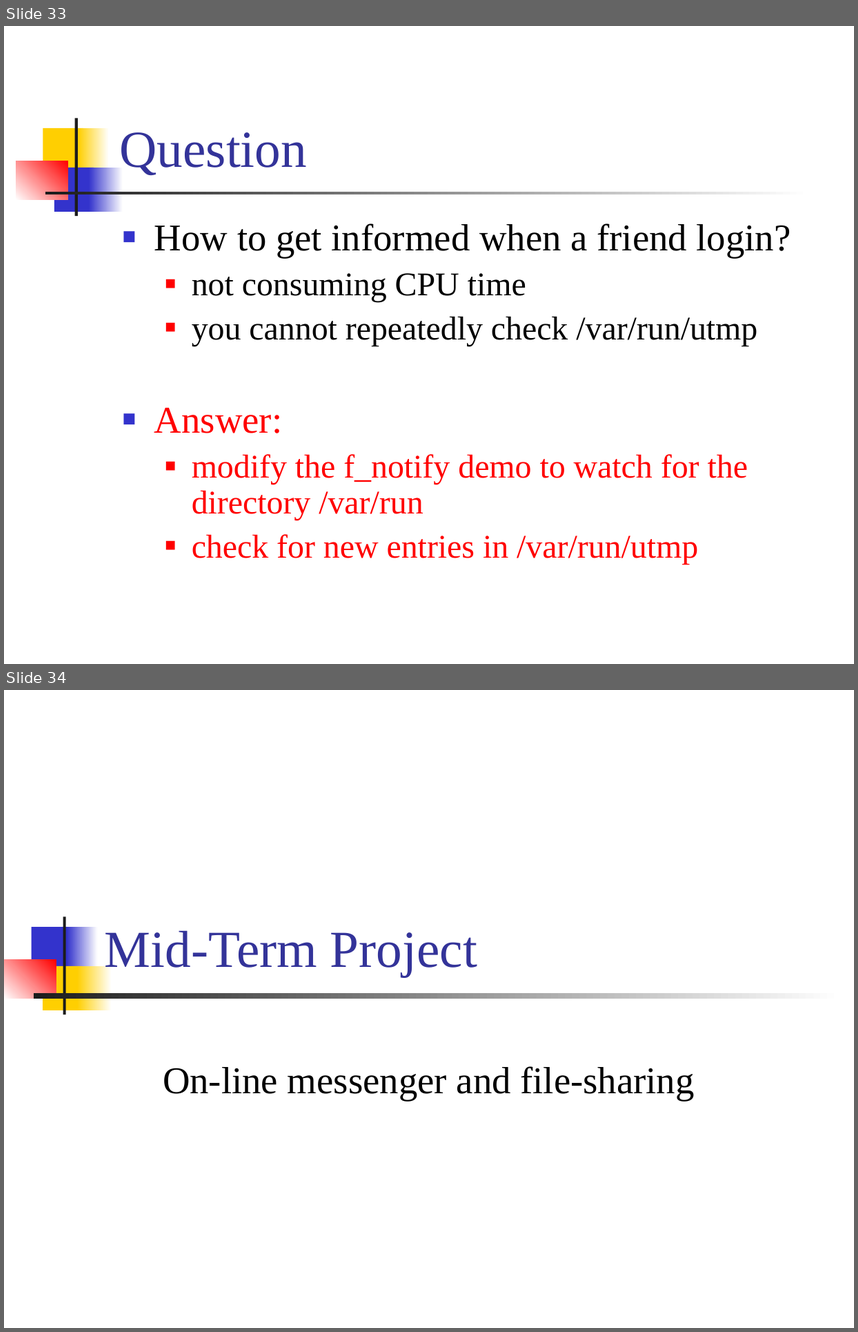
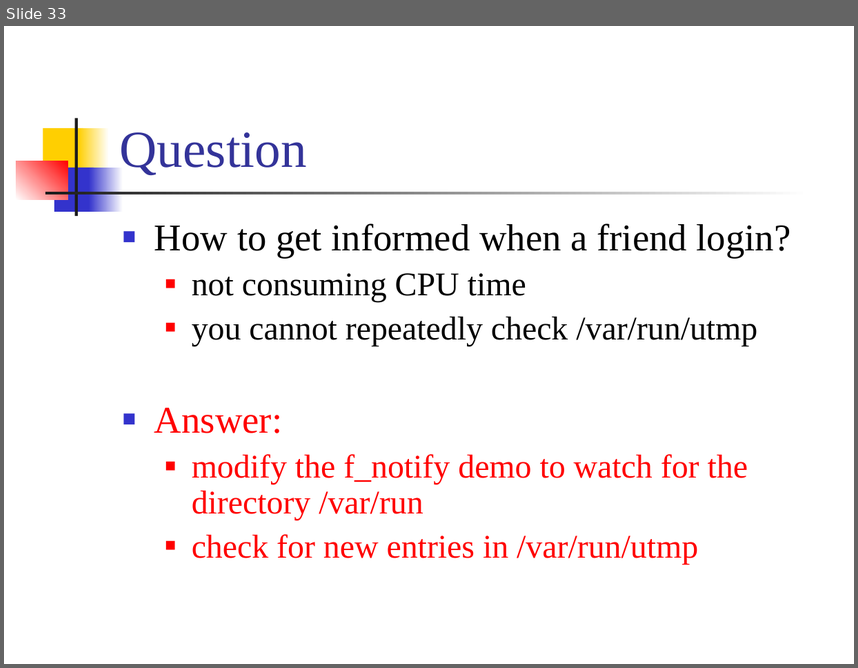
Before and after one commit to CGUSystemCourses/Unix-2015, a slide deck: Lectures/lec07-sig_timer/lec07-sig_timer.ppt. Shown one above the other, each under a label of ours: slides 33 and 34 before the commit, slide 33 after it. The pictures are 858x1332 and 858x668 pixels, drawn with LibreOffice and Linux fonts; fonts in the diff are those of the drawing. Boxes give left, top, right and bottom in pixels: in the first picture for what was removed or moved away, otherwise in the second. Text is boxed around its words. In the diff, an @@ line names an element or a change of style, - is before the commit and + after.

```diff
--- a/Lectures/lec07-sig_timer/lec07-sig_timer.ppt
+++ b/Lectures/lec07-sig_timer/lec07-sig_timer.ppt
@@ slide 34 removed at box(4, 690, 854, 1328), background #FFFFFF @@
@@ title removed at box(105, 930, 477, 976) @@
-Mid-Term Project
@@ group removed at box(4, 917, 842, 1015): 7 rectangles @@
@@ subtitle removed at box(163, 1066, 694, 1101) @@
-On-line messenger and file-sharing
```
Also in this commit, not shown: 3 other slides removed.
